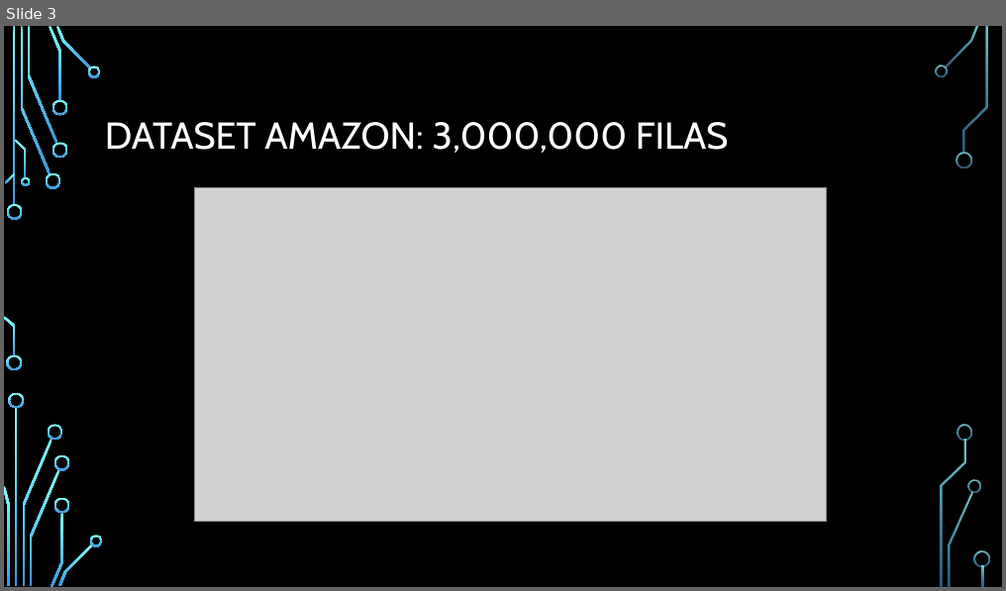
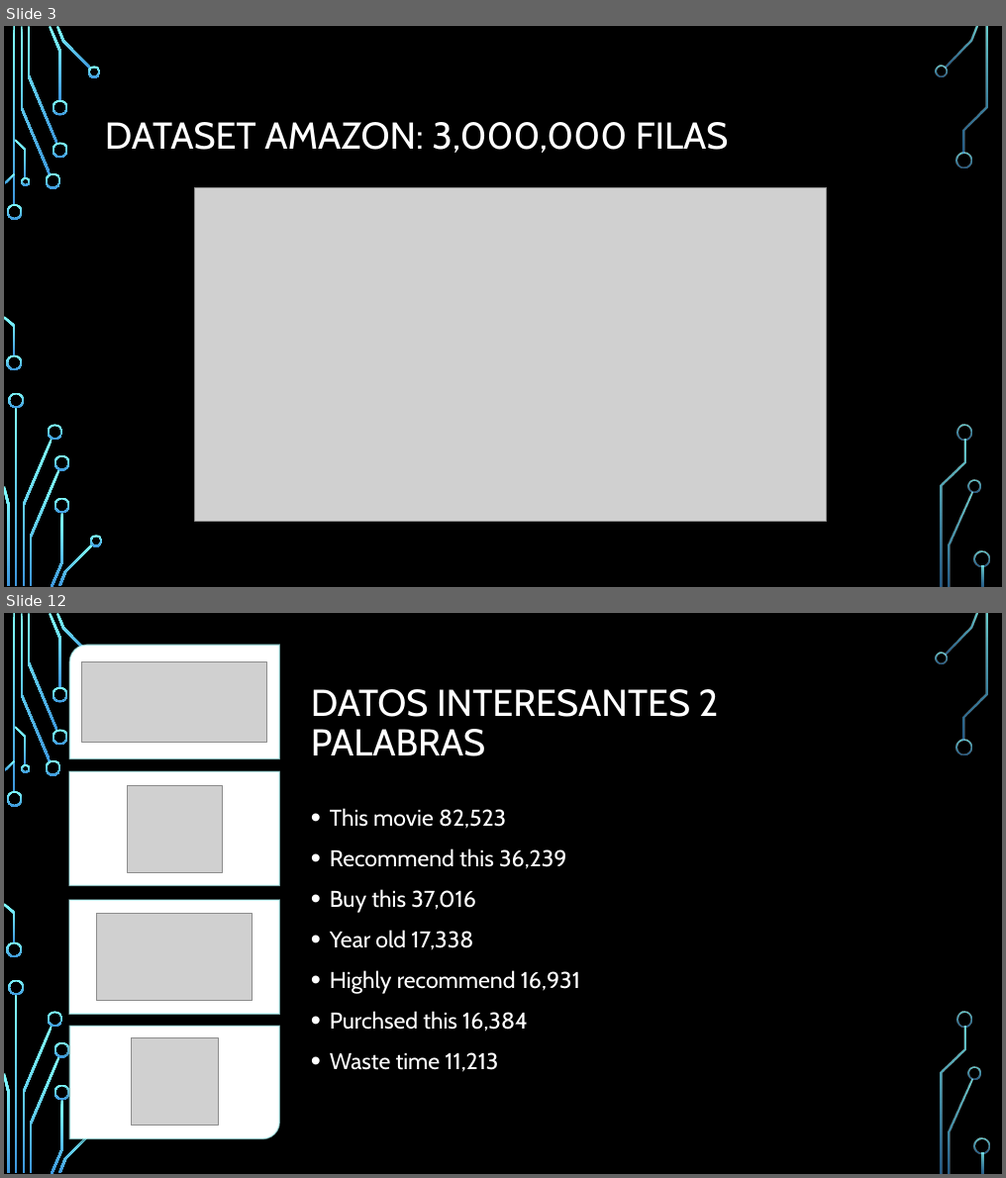
Before and after one commit to Salgado93/Hadoop_WordCount, a slide deck: Presentacion.pptx. Shown one above the other, each under a label of ours: slide 3 before the commit, slides 3 and 12 after it; the slides between them are not shown. The pictures are 1006x591 and 1006x1178 pixels, drawn with LibreOffice and Linux fonts; fonts in the diff are those of the drawing; grey boxes stand for pictures; background and template pictures are left out. Boxes give left, top, right and bottom in pixels: in the first picture for what was removed or moved away, otherwise in the second. Text is boxed around its words. In the diff, an @@ line names an element or a change of style, - is before the commit and + after.

```diff
--- a/Presentacion.pptx
+++ b/Presentacion.pptx
@@ slide 12 added at (4,613,1002,1174), background picture (left out); not listed: 34 template elements that a slide beside it also shows @@
@@ round rect added at (70,646,279,759), fill #FFFFFF, outline #B4FFFF 1.5 pt @@
@@ picture added at (82,662,266,743) @@
@@ title added at (311,689,719,757), 36 pt, text #FFFFFF @@
+DATOS INTERESANTES 2 PALABRAS
@@ round diag rect added at (69,771,279,885), fill #FFFFFF, outline #B4FFFF 1.5 pt @@
@@ picture added at (127,785,222,872) @@
@@ text added at (330,808,580,1072), 22 pt, text #FFFFFF @@
+• This movie 82,523
+• Recommend this 36,239
+• Buy this 37,016
+• Year old 17,338
+• Highly recommend 16,931
+• Purchsed this 16,384
+• Waste time 11,213
@@ round diag rect added at (69,900,279,1014), fill #FFFFFF, outline #B4FFFF 1.5 pt @@
@@ picture added at (97,914,252,1001) @@
@@ round rect added at (70,1026,279,1140), fill #FFFFFF, outline #B4FFFF 1.5 pt @@
@@ picture added at (131,1039,218,1126) @@
```
Also in this commit, not shown: 6 slides changed, 4 other slides added.
